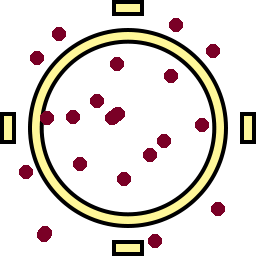
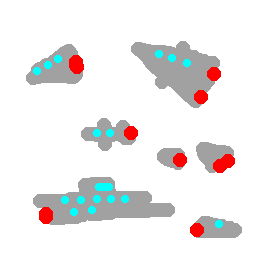
Layers edited between the first and the second w=256, h=256 image:
added layer "Layer 3" above "Layer 2" over [33, 50, 223, 228]
painted on "Layer 2" over [19, 18, 235, 248]
painted on "Layer 1" over [0, 0, 256, 256]
removed layer "Shape 1" over [32, 32, 224, 224]
